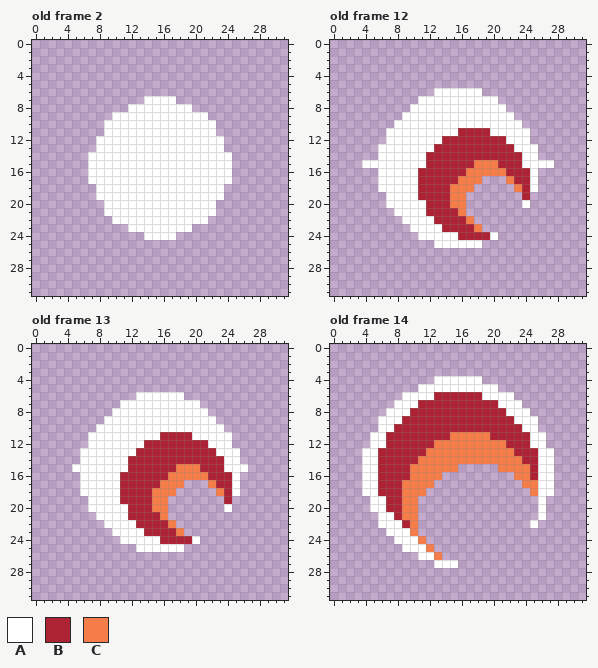
File history of a pixel-art file, graphics/ground_ghoul.aseprite. The first picture shows the starting point.
32x32 pixels, 19 frames. Shown: old frame 2, old frame 12, old frame 13, old frame 14. The commit also changed other frames, which this record leaves out.
Palette (. is transparent): A #ffffff  B #ae2334  C #f57d4a
Once edited:
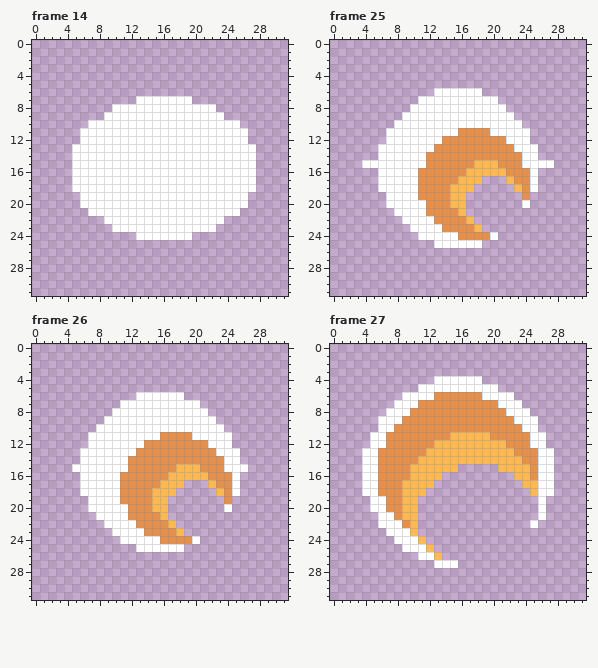
A new or re-ordered frame is compared with the old frame closest to it.
Changes in this commit:
frames 19 -> 32
colour B: #ae2334 -> #e6904e
colour C: #f57d4a -> #fbb954
Changed rows in their new state; - is a pixel that keeps its letter.
Frame 14 is new; against old frame 2:
first column x 5:
 7 --------A----AA--------
 8 -----AA--------AAA-----
 9 ----A------------AA----
10 --AA--------------AAA--
11 -AAA--------------AAAA-
12 -AA----------------AAA-
13 AAA----------------AAAA
14 AA------------------AAA
15 AA------------------AAA
16 AA------------------AAA
17 AA------------------AAA
18 AAA----------------AAAA
19 -AA----------------AAA-
20 -AAA--------------AAAA-
21 --AA--------------AAA--
22 ----A------------AA----
23 -----AA--------AAA-----
24 --------A----AA--------
